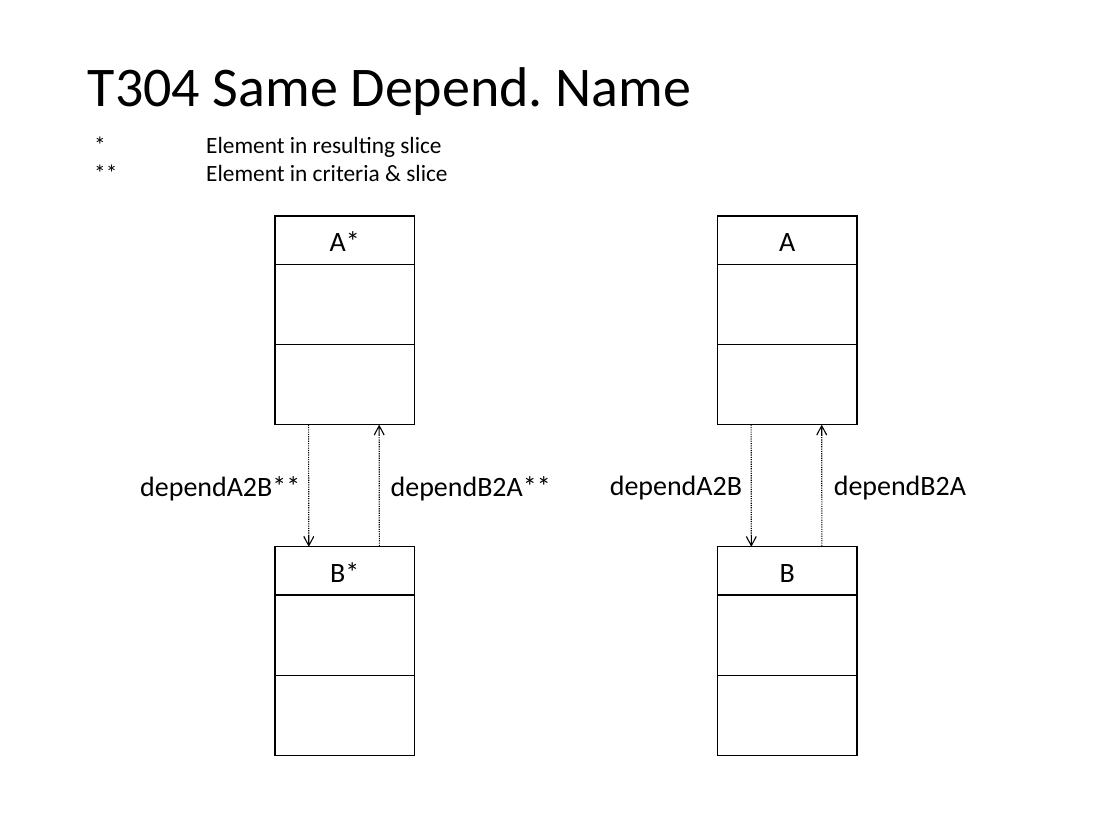
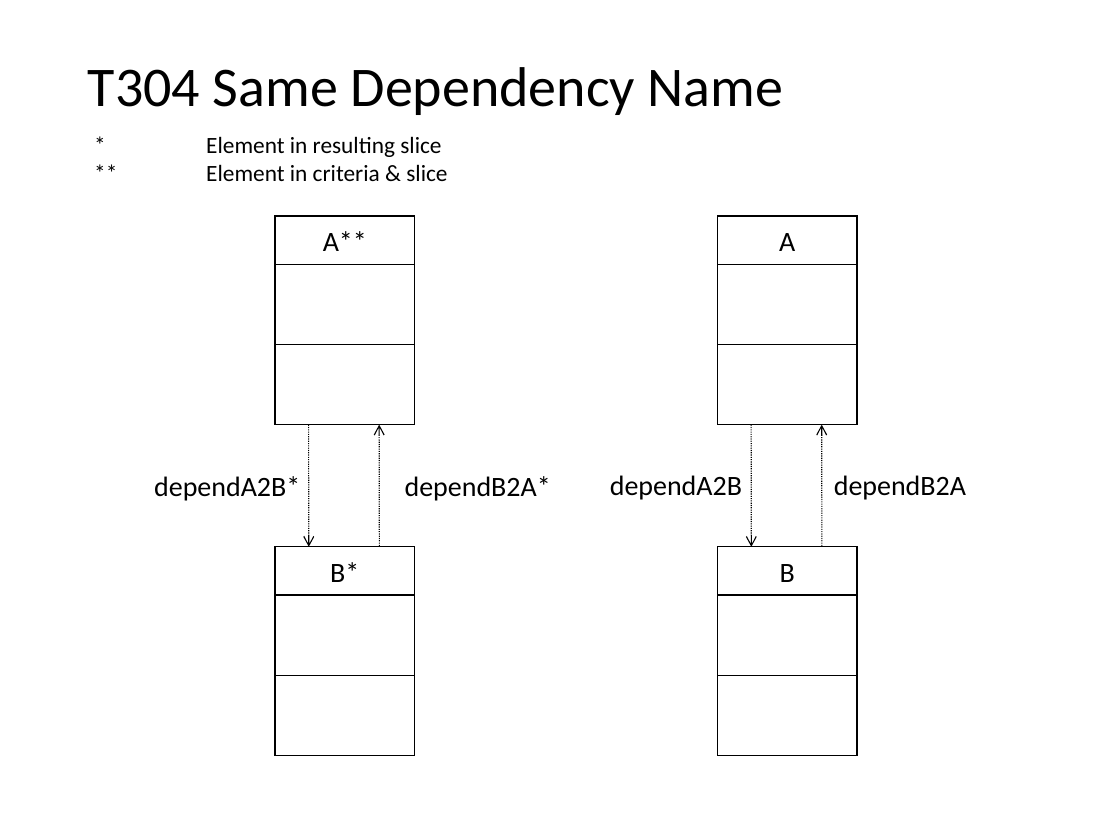
Before and after one commit to nlsfung/MMINT_Examples, a slide deck: slide 35 of CDSliceTestSuite/TestSuite.ppt. Drawn at 1120x840 pixels with LibreOffice and Linux fonts; fonts in the diff are those of the drawing. Boxes give left, top, right and bottom in pixels: in the first picture for what was removed or moved away, otherwise in the second. Text is boxed around its words. In the diff, an @@ line names an element or a change of style, - is before the commit and + after.

```diff
--- a/CDSliceTestSuite/TestSuite.ppt
+++ b/CDSliceTestSuite/TestSuite.ppt
@@ text at (x1=88, y1=67, x2=783, y2=115): text changed @@
-T304 Same Depend. Name
+T304 Same Dependency Name
@@ text in rectangle at (x1=323, y1=231, x2=367, y2=251): text changed @@
-A*
+A**
@@ text at (x1=154, y1=476, x2=300, y2=501): text changed @@
-dependA2B**
+dependA2B*
@@ text at (x1=405, y1=476, x2=551, y2=501): text changed @@
-dependB2A**
+dependB2A*
```
Also in this commit, not shown: 14 other slides changed, 2 other files.
